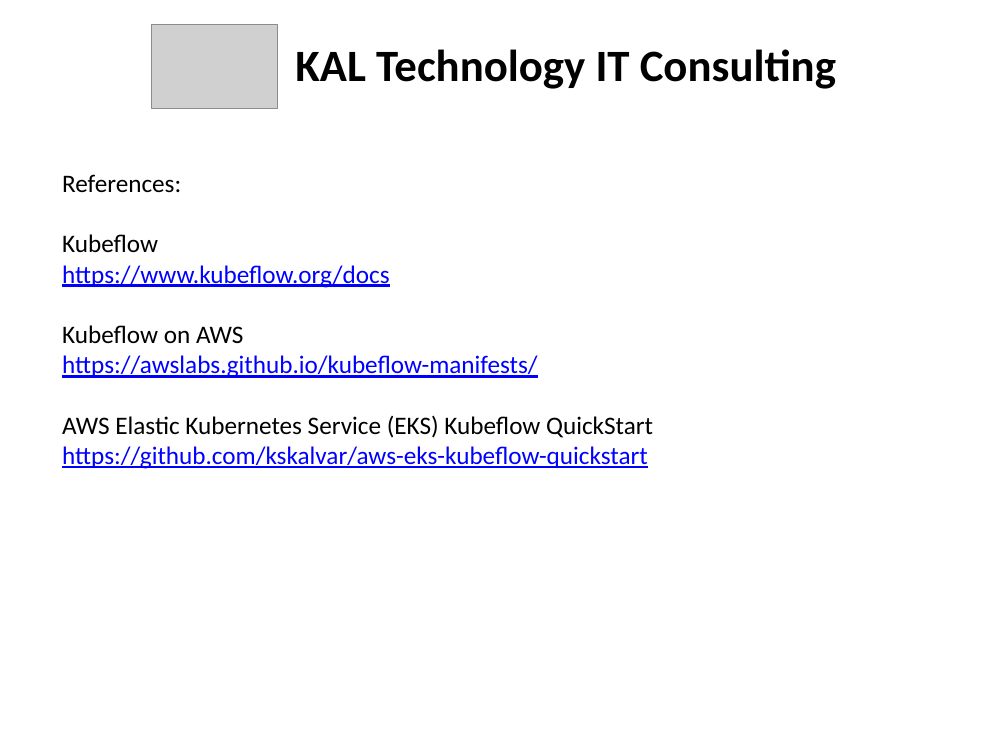
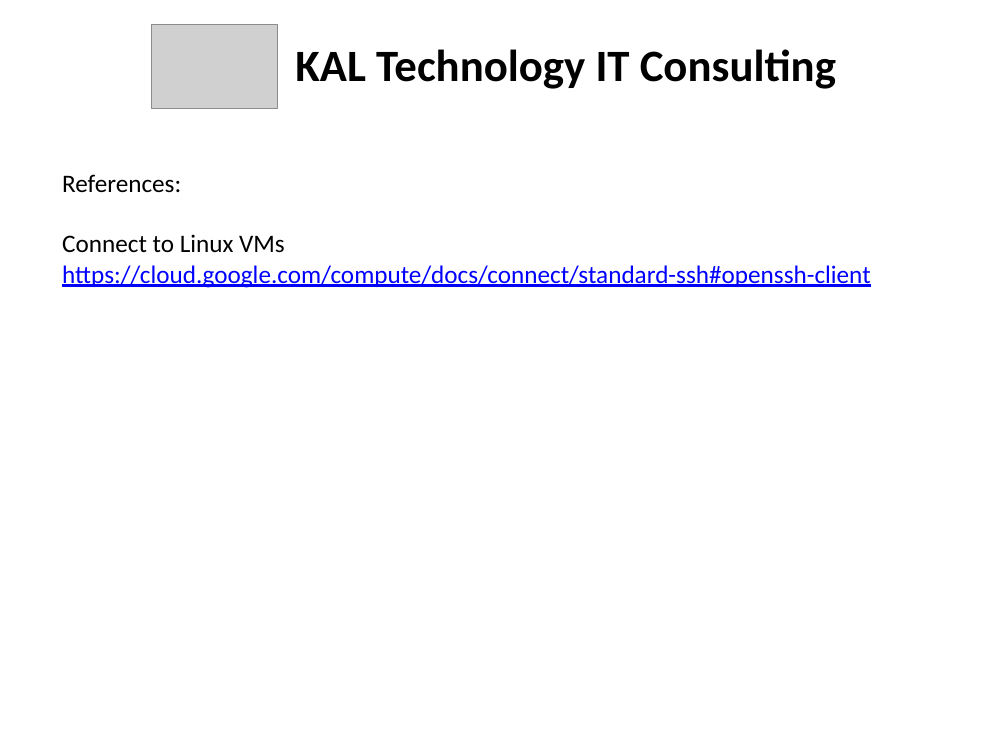
Before and after one commit to kskalvar/gcp-compute-ssh-self-signed-certificate, a slide deck: slide 5 of GCP Compute ssh Self-Signed-Certificate.pptx (slide 7 before the commit). Drawn at 1008x756 pixels with LibreOffice and Linux fonts; fonts in the diff are those of the drawing; grey boxes stand for pictures. Boxes give left, top, right and bottom in pixels: in the first picture for what was removed or moved away, otherwise in the second. Text is boxed around its words. In the diff, an @@ line names an element or a change of style, - is before the commit and + after.

```diff
--- a/GCP Compute ssh Self-Signed-Certificate.pptx
+++ b/GCP Compute ssh Self-Signed-Certificate.pptx
@@ text at [62,234,870,288]: text changed @@
-Kubeflow
-https://www.kubeflow.org/docs
-Kubeflow on AWS
-https://awslabs.github.io/kubeflow-manifests/
-AWS Elastic Kubernetes Service (EKS) Kubeflow QuickStart
-https://github.com/kskalvar/aws-eks-kubeflow-quickstart
+Connect to Linux VMs
+https://cloud.google.com/compute/docs/connect/standard-ssh#openssh-client
```
Also in this commit, not shown: 3 other slides changed, 2 slides removed, 1 other file.
